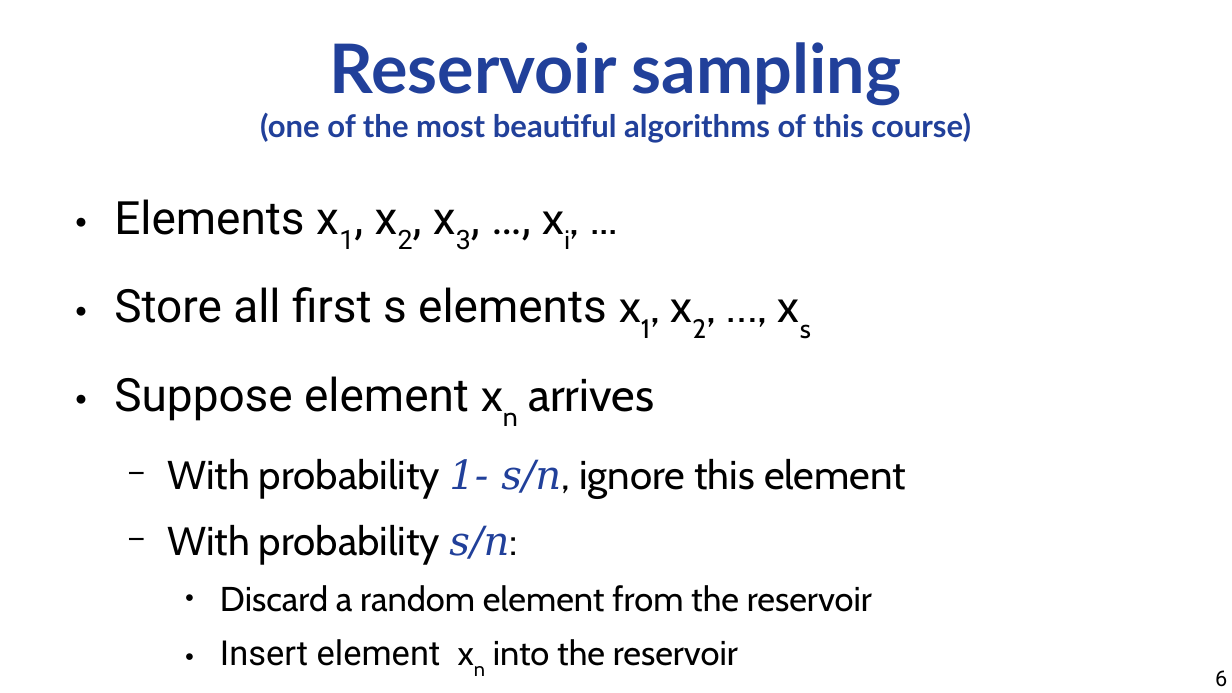
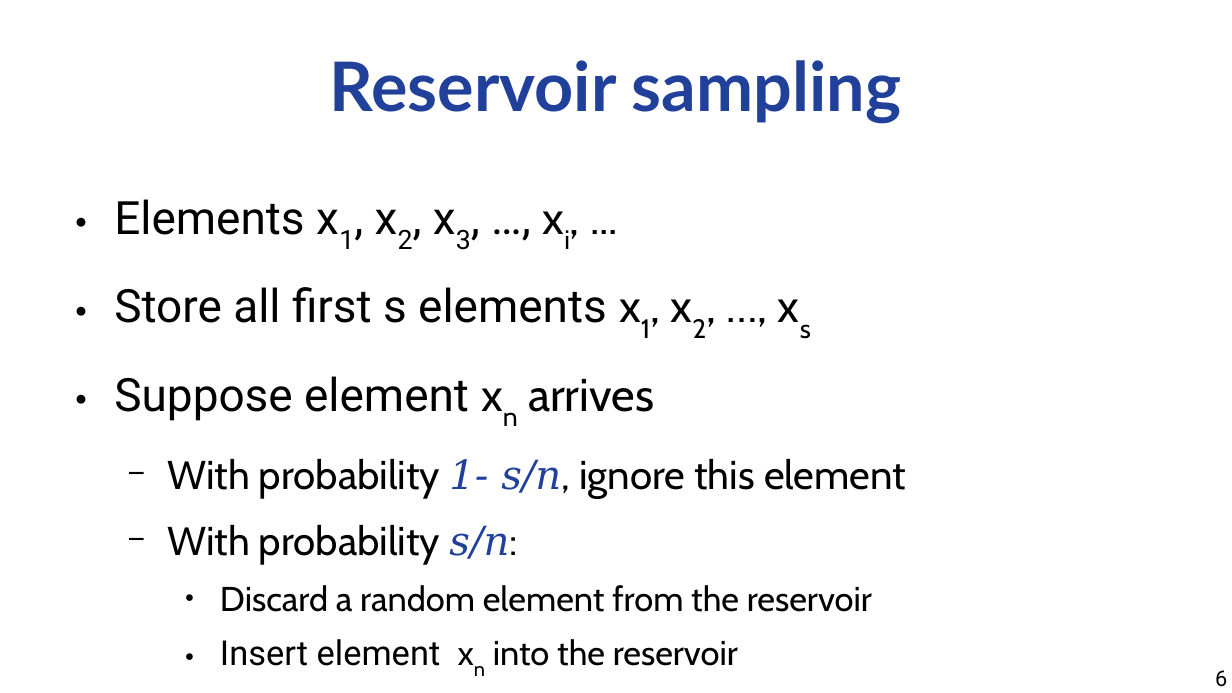
Before and after one commit to marco-calautti/data-mining-course, a slide deck: slide 6 of theory/odp/tt23_reservoir_sampling.odp. Drawn at 1232x693 pixels with LibreOffice and Linux fonts; fonts in the diff are those of the drawing. Boxes give left, top, right and bottom in pixels: in the first picture for what was removed or moved away, otherwise in the second. Text is boxed around its words. In the diff, an @@ line names an element or a change of style, - is before the commit and + after.

```diff
--- a/theory/odp/tt23_reservoir_sampling.odp
+++ b/theory/odp/tt23_reservoir_sampling.odp
@@ title at (330,60,901,124): text changed; size 20 to 44 pt @@
-Reservoir sampling
-(one of the most beautiful algorithms of this course)
+Reservoir sampling
```
Also in this commit, not shown: 8 other slides changed, 10 other files.
